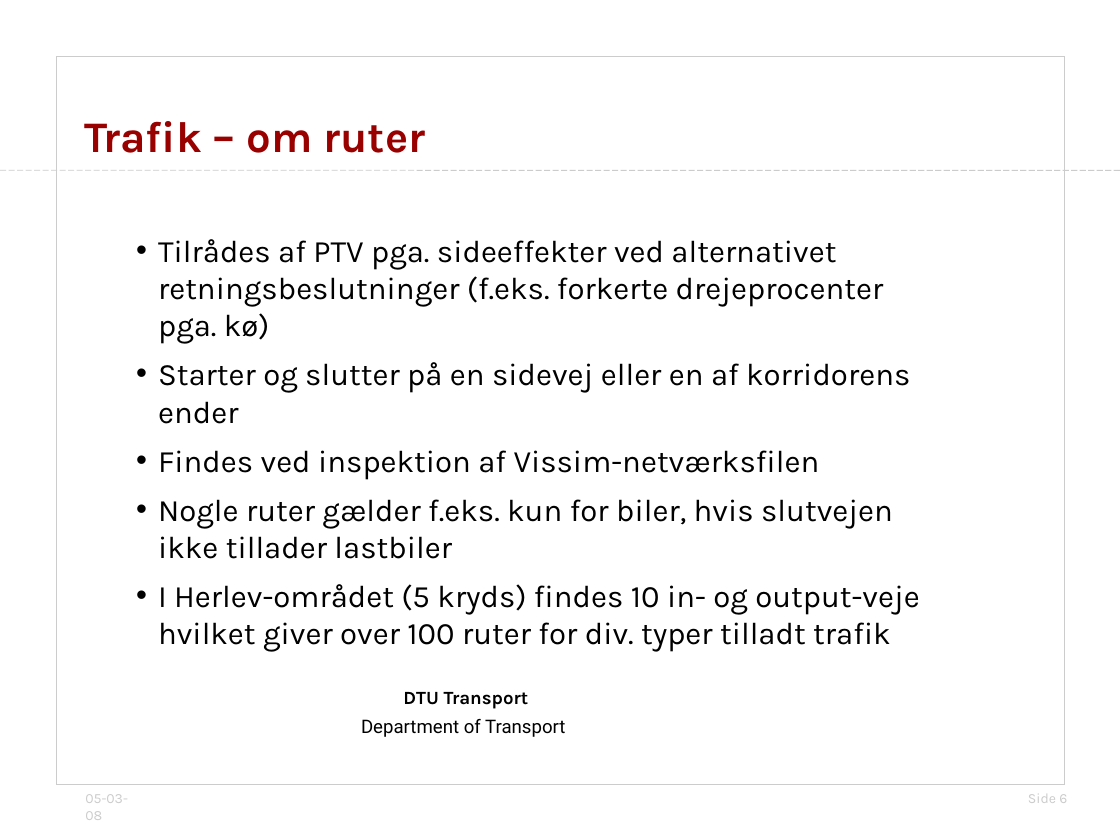
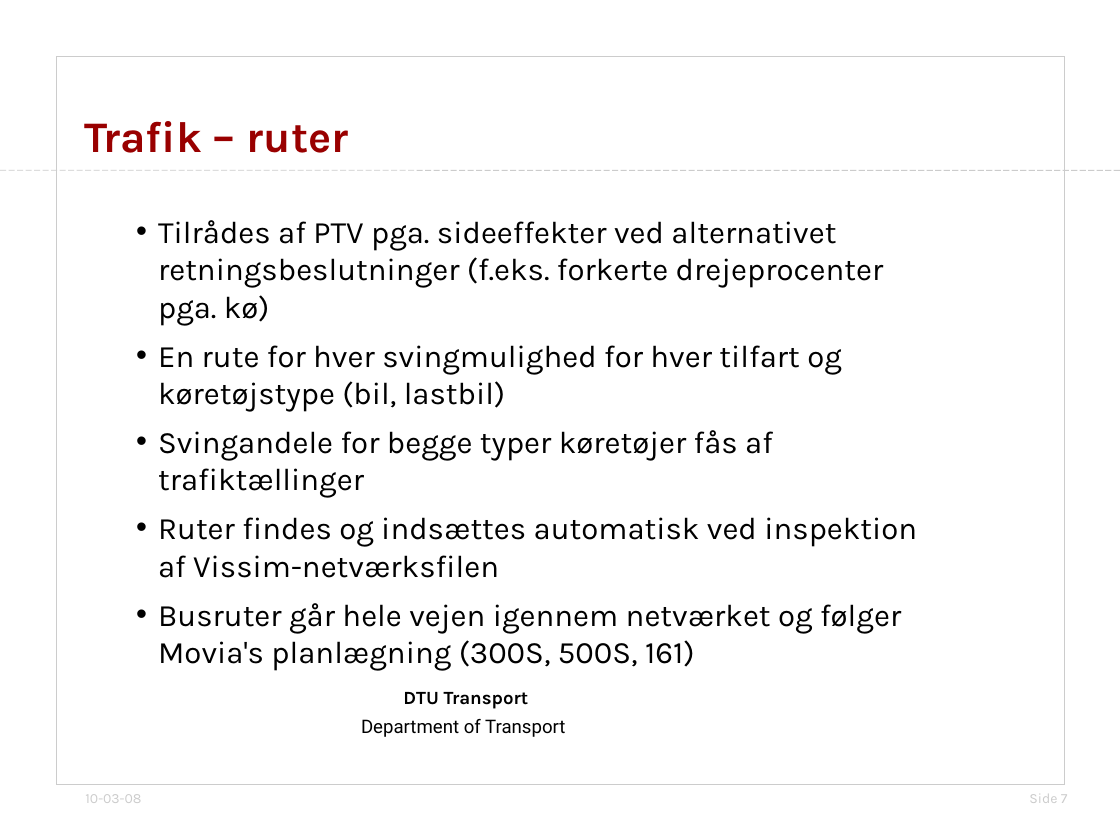
Before and after one commit to jonyonyx/greenwaves, a slide deck: slide 7 of thesis/præsentation_simulering_dogs.odp (slide 6 before the commit). Drawn at 1120x840 pixels with LibreOffice and Linux fonts; fonts in the diff are those of the drawing; background and template pictures are left out. Boxes give left, top, right and bottom in pixels: in the first picture for what was removed or moved away, otherwise in the second. Text is boxed around its words. In the diff, an @@ line names an element or a change of style, - is before the commit and + after.

```diff
--- a/thesis/præsentation_simulering_dogs.odp
+++ b/thesis/præsentation_simulering_dogs.odp
@@ title at box(84, 121, 349, 153): text changed @@
-Trafik – om ruter
+Trafik – ruter
@@ subtitle at box(158, 345, 917, 671): text changed @@
-• Starter og slutter på en sidevej eller en af korridorens ender
-• Findes ved inspektion af Vissim-netværksfilen
-• Nogle ruter gælder f.eks. kun for biler, hvis slutvejen ikke tillader lastbiler
-• I Herlev-området (5 kryds) findes 10 in- og output-veje hvilket giver over 100 ruter for div. typer tilladt trafik
+• En rute for hver svingmulighed for hver tilfart og køretøjstype (bil, lastbil)
+• Svingandele for begge typer køretøjer fås af trafiktællinger
+• Ruter findes og indsættes automatisk ved inspektion af Vissim-netværksfilen
+• Busruter går hele vejen igennem netværket og følger Movia's planlægning (300S, 500S, 161)
@@ text at box(85, 794, 141, 803): text changed @@
-05-03-08
+10-03-08
@@ page number at box(1029, 794, 1068, 803): text changed @@
-Side 6
+Side 7
```
Also in this commit, not shown: 9 other slides changed, 1 slide removed, 5 other files.
